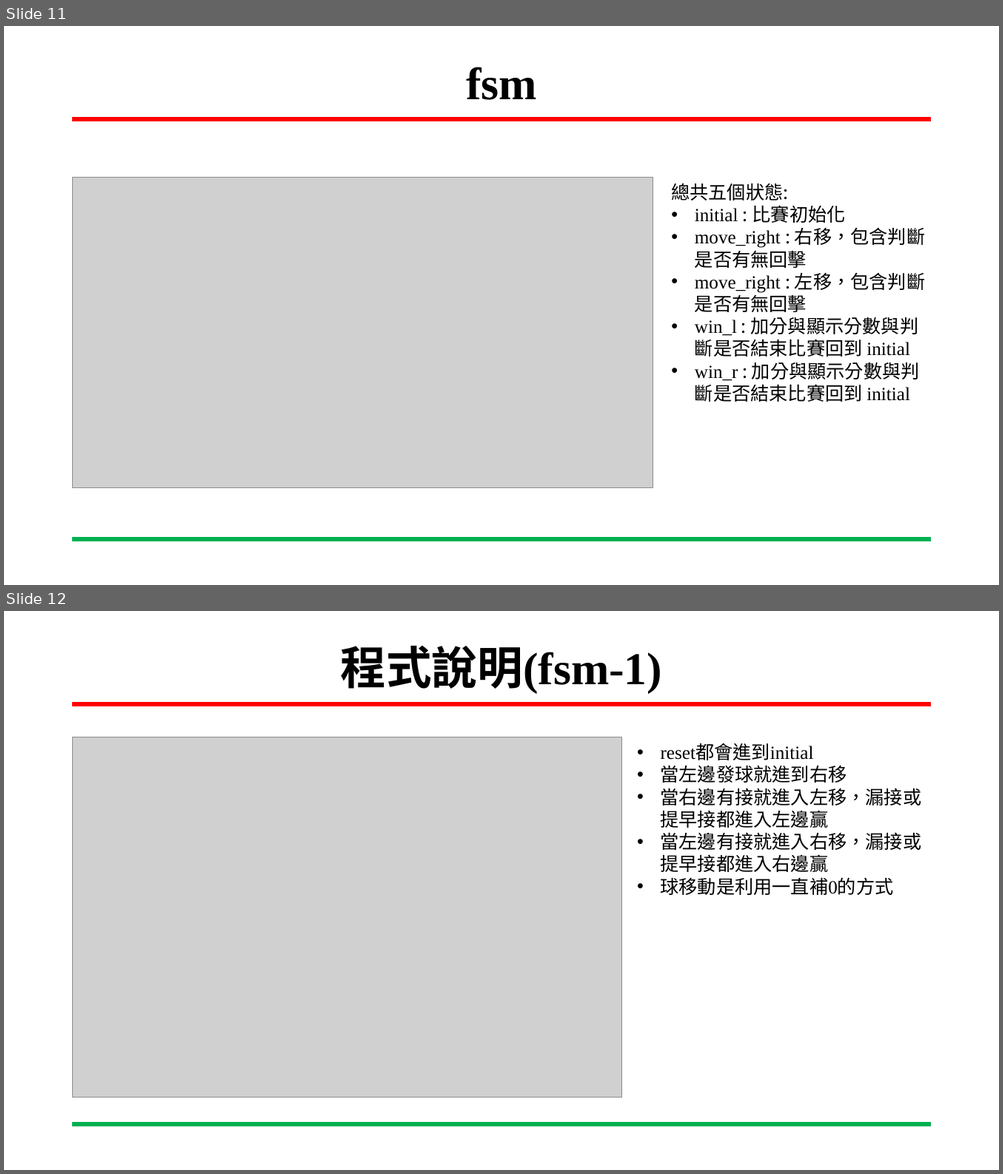
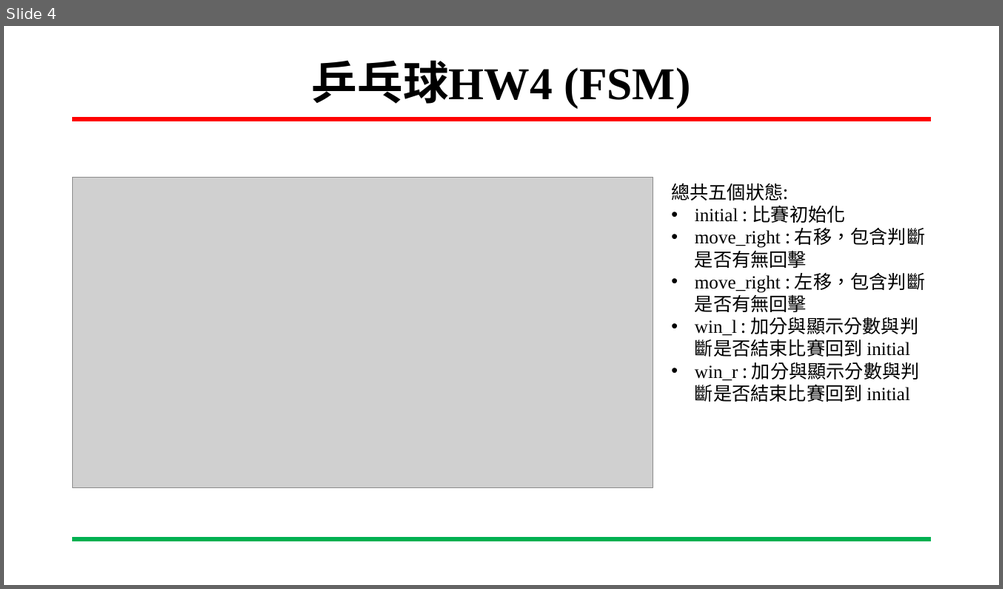
Before and after one commit to yihong92/FPGA, a slide deck: HW5/HW5-2 顯示乒乓球及(球改成圖片bouns)/HW5-2 顯示乒乓球(及球改成圖片bouns).pptx. Shown one above the other, each under a label of ours: slides 11 and 12 before the commit, slide 4 after it. The pictures are 1003x1174 and 1003x589 pixels, drawn with LibreOffice and Linux fonts; fonts in the diff are those of the drawing; grey boxes stand for pictures; background and template pictures are left out. Boxes give left, top, right and bottom in pixels: in the first picture for what was removed or moved away, otherwise in the second. Text is boxed around its words. In the diff, an @@ line names an element or a change of style, - is before the commit and + after.

```diff
--- a/HW5/HW5-2 顯示乒乓球及(球改成圖片bouns)/HW5-2 顯示乒乓球(及球改成圖片bouns).pptx
+++ b/HW5/HW5-2 顯示乒乓球及(球改成圖片bouns)/HW5-2 顯示乒乓球(及球改成圖片bouns).pptx
@@ slide 12 removed at <box>4,611,999,1170</box>, background #FFFFFF; not listed: 2 template elements that a slide beside it also shows @@
@@ title removed at <box>341,646,663,694</box> @@
-程式說明(fsm-1)
@@ picture removed at <box>73,737,622,1097</box> @@
@@ text removed at <box>660,744,922,895</box> @@
-• reset都會進到initial
-• 當左邊發球就進到右移
-• 當右邊有接就進入左移，漏接或提早接都進入左邊贏
-• 當左邊有接就進入右移，漏接或提早接都進入右邊贏
-• 球移動是利用一直補0的方式
@@ what was slide 11 is now slide 4 @@
@@ slide 4 changed as well @@
@@ title at <box>312,60,691,108</box>: text changed @@
-fsm
+乒乓球HW4 (FSM)
```
Also in this commit, not shown: 7 other slides changed, 4 slides added, 11 other slides removed, 1 other file.
